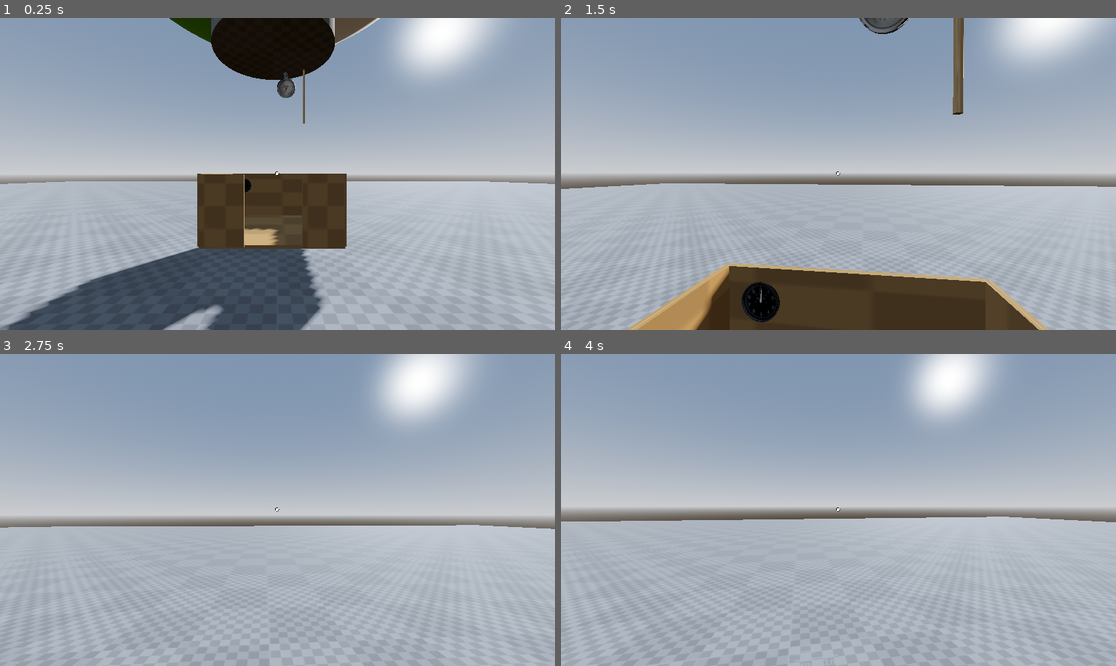
Above: before the commit, frames 1-4 (two rows, left to right).
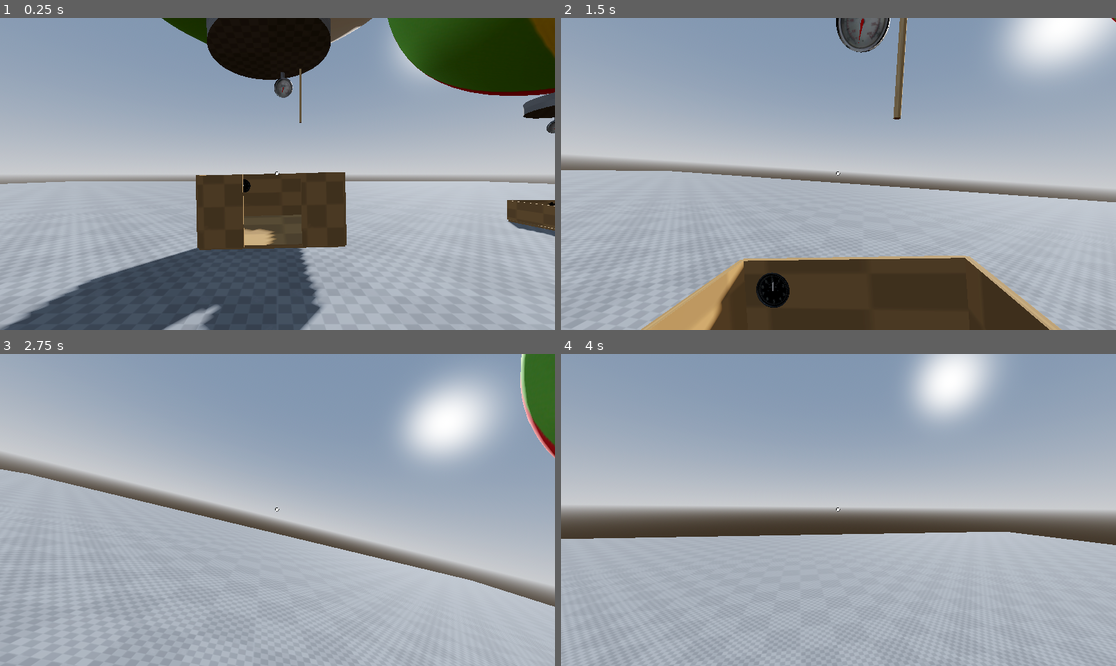
Above: after the commit, the same moments.

Repository: MagmaC4/Envelope
Game: Godot game, scene res://Scenes/master.tscn
Same seed, same stepped clock (60 frames per second), same inputs: the game is played once before the commit and once after it.
Inputs (mouse positions are in pixels of both pictures, inside the frame that each line leads up to):
- Up to frame 1 (0.25 s): no input
- Up to frame 2 (1.5 s): move the mouse to (866, 174) at 0.52 s; press the mouse at (866, 174) at 0.53 s; hold W (move_forward) from 0.53 s (still down); tap Space (move_jump) at 0.77 s; move the mouse to (810, 174) at 1.27 s; release the mouse at (810, 174) at 1.28 s; tap Shift (sprint) at 1.35 s
- Up to frame 3 (2.75 s): keep holding W (move_forward); tap Space (move_jump) at 1.52 s; move the mouse to (288, 503) at 2.02 s; press the mouse at (288, 503) at 2.03 s
- Up to frame 4 (4 s): keep holding W (move_forward); move the mouse to (832, 516) at 2.77 s; release the mouse at (832, 516) at 2.78 s; tap Shift (sprint) at 2.85 s; tap Space (move_jump) at 3.02, 3.77 s; move the mouse to (877, 513) at 3.52 s; press the mouse at (877, 513) at 3.53 s

The runs differ from the first frame. In frame 1, 9.0% of the frame differs, in the area x 0-100%, y 0-100%; in frame 2, 14%; in frame 3, 23%; in frame 4, 6.2%.

Commit message:
Pitch and Roll balloon with crank power

Diff:
--- a/Scenes/balloon_vehicle2.tscn
+++ b/Scenes/balloon_vehicle_phys.tscn
@@ -52,19 +52,19 @@
 size = Vector3(2, 0.05, 2)
 
 [sub_resource type="BoxShape3D" id="BoxShape3D_fpift"]
-size = Vector3(1, 0.05, 2)
+size = Vector3(0.6397705, 0.05, 2)
 
 [sub_resource type="BoxShape3D" id="BoxShape3D_y6crg"]
-size = Vector3(1, 0.05, 2)
+size = Vector3(0.6459961, 0.05, 2)
 
 [sub_resource type="BoxShape3D" id="BoxShape3D_10s82"]
-size = Vector3(2, 0.05, 1)
+size = Vector3(2, 0.05, 0.63916016)
 
 [sub_resource type="BoxShape3D" id="BoxShape3D_m8yhv"]
-size = Vector3(0.35, 0.05, 1)
+size = Vector3(0.35, 0.05, 0.64160156)
 
 [sub_resource type="BoxShape3D" id="BoxShape3D_hr7pi"]
-size = Vector3(0.3, 0.05, 1)
+size = Vector3(0.3, 0.05, 0.65771484)
 
 [node name="PhysicsBalloonVehicle" type="AnimatableBody3D" unique_id=111051409 groups=["Vehicle"]]
 sync_to_physics = false
@@ -129,7 +129,7 @@
 parameters/looping = true
 
 [node name="Altimeter" parent="." unique_id=1666856832 instance=ExtResource("10_o1fhk")]
-transform = Transform3D(0, -6.5567085e-09, -0.15, -0.15, -6.5567085e-09, 2.8660284e-16, -6.5567085e-09, 0.15, -6.5567085e-09, -0.6992263, 0.7303171, -0.98064333)
+transform = Transform3D(0, -6.5567085e-09, -0.15, -0.15, -6.5567085e-09, 2.8660284e-16, -6.5567085e-09, 0.15, -6.5567085e-09, -0.6992263, 0.3953445, -0.98064333)
 
 [node name="Thermometer" parent="." unique_id=618017343 instance=ExtResource("11_ybk2c")]
 transform = Transform3D(0.0052559692, -0.046770148, -0.19438346, -0.18218637, -0.0812071, 0.014612891, -0.082343824, 0.17668605, -0.044738553, 0.272854, 2.9385662, -0.8078524)
@@ -149,43 +149,43 @@
 shape = SubResource("BoxShape3D_npksa")
 
 [node name="MeshInstance3D2" type="MeshInstance3D" parent="." unique_id=593458399]
-transform = Transform3D(-4.371139e-08, -0.05, 0, 1, -2.1855695e-09, 0, 0, 0, 2, -1, 0.5, 0)
+transform = Transform3D(-2.577136e-08, -0.05, 0, 0.58958, -2.1855695e-09, 0, 0, 0, 2, -1, 0.33612067, 0)
 mesh = SubResource("BoxMesh_wn7uu")
 
 [node name="CollisionShape3D2" type="CollisionShape3D" parent="." unique_id=1067889124]
-transform = Transform3D(-4.371139e-08, -1, 0, 1, -4.371139e-08, 0, 0, 0, 1, -1, 0.5, 0)
+transform = Transform3D(-4.371139e-08, -1, 0, 1, -4.371139e-08, 0, 0, 0, 1, -1, 0.31988525, 0)
 shape = SubResource("BoxShape3D_fpift")
 
 [node name="MeshInstance3D3" type="MeshInstance3D" parent="." unique_id=510755492]
-transform = Transform3D(-4.371139e-08, -0.05, 0, 1, -2.1855695e-09, 0, 0, 0, 2, 1, 0.5, 0)
+transform = Transform3D(-2.7930172e-08, -0.05, 0, 0.6389679, -2.1855695e-09, 0, 0, 0, 2, 1, 0.32382005, 0)
 mesh = SubResource("BoxMesh_wn7uu")
 
 [node name="CollisionShape3D3" type="CollisionShape3D" parent="." unique_id=1661577053]
-transform = Transform3D(-4.371139e-08, -1, 0, 1, -4.371139e-08, 0, 0, 0, 1, 1, 0.5, 0)
+transform = Transform3D(-4.371139e-08, -1, 0, 1, -4.371139e-08, 0, 0, 0, 1, 1, 0.32299805, 0)
 shape = SubResource("BoxShape3D_y6crg")
 
 [node name="MeshInstance3D4" type="MeshInstance3D" parent="." unique_id=407237889]
-transform = Transform3D(2, 0, 0, 0, -2.1855695e-09, -1, 0, 0.05, -4.371139e-08, 0, 0.5, -1)
+transform = Transform3D(2, 0, 0, 0, -2.1855695e-09, -0.58422124, 0, 0.05, -2.553712e-08, 0, 0.34893978, -1)
 mesh = SubResource("BoxMesh_wn7uu")
 
 [node name="CollisionShape3D4" type="CollisionShape3D" parent="." unique_id=1024787872]
-transform = Transform3D(1, 0, 0, 0, -4.371139e-08, -1, 0, 1, -4.371139e-08, 0, 0.5, -1)
+transform = Transform3D(1, 0, 0, 0, -4.371139e-08, -1, 0, 1, -4.371139e-08, 0, 0.31958008, -1)
 shape = SubResource("BoxShape3D_10s82")
 
 [node name="MeshInstance3D5" type="MeshInstance3D" parent="." unique_id=1767051178]
-transform = Transform3D(0.6111165, 0, 0, 0, -2.1649746e-09, -0.99057686, 0, 0.049528845, -4.329949e-08, -0.6846926, 0.5, 1.0063438)
+transform = Transform3D(0.6111165, 0, 0, 0, -2.1649746e-09, -0.621795, 0, 0.049528845, -2.717952e-08, -0.6846926, 0.3339635, 1.0063438)
 mesh = SubResource("BoxMesh_wn7uu")
 
 [node name="CollisionShape3D5" type="CollisionShape3D" parent="." unique_id=529451318]
-transform = Transform3D(1, 0, 0, 0, -4.371139e-08, -1, 0, 1, -4.371139e-08, -0.84333855, 0.5, 1.0063438)
+transform = Transform3D(1, 0, 0, 0, -4.371139e-08, -1, 0, 1, -4.371139e-08, -0.84333855, 0.32080078, 1.0063438)
 shape = SubResource("BoxShape3D_m8yhv")
 
 [node name="MeshInstance3D6" type="MeshInstance3D" parent="." unique_id=1831249068]
-transform = Transform3D(0.56950307, 0, 0, 0, -2.1855695e-09, -1, 0, 0.05, -4.371139e-08, 0.700292, 0.5, 1.0063438)
+transform = Transform3D(0.56950307, 0, 0, 0, -2.1855695e-09, -0.6400245, 0, 0.05, -2.7976359e-08, 0.700292, 0.3350681, 1.0063438)
 mesh = SubResource("BoxMesh_wn7uu")
 
 [node name="CollisionShape3D6" type="CollisionShape3D" parent="." unique_id=1258277450]
-transform = Transform3D(1, 0, 0, 0, -4.371139e-08, -1, 0, 1, -4.371139e-08, 0.8472728, 0.5, 1.0063438)
+transform = Transform3D(1, 0, 0, 0, -4.371139e-08, -1, 0, 1, -4.371139e-08, 0.8472728, 0.32885742, 1.0063438)
 shape = SubResource("BoxShape3D_hr7pi")
 
 [connection signal="area_entered" from="CabinTrigger" to="." method="_on_cabin_trigger_area_entered"]
--- a/Scenes/master.tscn
+++ b/Scenes/master.tscn
@@ -5,7 +5,7 @@
 [ext_resource type="PackedScene" uid="uid://ymqqkd6ygbrp" path="res://Scenes/player_twin.tscn" id="3_et0fo"]
 [ext_resource type="PackedScene" uid="uid://bexei880yacly" path="res://Scenes/balloon_vehicle.tscn" id="3_ui57x"]
 [ext_resource type="PackedScene" uid="uid://cwvqpd34u8etg" path="res://Scenes/crank.tscn" id="5_et0fo"]
-[ext_resource type="PackedScene" uid="uid://dl3d3mmx6rht5" path="res://Scenes/balloon_vehicle2.tscn" id="6_selfg"]
+[ext_resource type="PackedScene" uid="uid://bq3efham7nrqb" path="res://Scenes/balloon_vehicle_phys.tscn" id="6_selfg"]
 
 [sub_resource type="ProceduralSkyMaterial" id="ProceduralSkyMaterial_dla66"]
 sky_horizon_color = Color(0.66224277, 0.6717428, 0.6867428, 1)
@@ -68,5 +68,5 @@
 transform = Transform3D(0.31617248, 0, 0, 0, 0.31617248, 0, 0, 0, 0.31617248, -12.229397, 1.9744546, -5.3874636)
 on_left = true
 
-[node name="BalloonVehicle2" parent="." unique_id=1617002507 instance=ExtResource("6_selfg")]
-transform = Transform3D(1, 0, 0, 0, 1, 0, 0, 0, 1, 12.952217, 0.7978153, -2.2687242)
+[node name="PhysicsBalloonVehicle" parent="." unique_id=111051409 instance=ExtResource("6_selfg")]
+transform = Transform3D(1, 0, 0, 0, 1, 0, 0, 0, 1, 8.316162, 0, -5.445656)
--- a/Scripts/balloon_vehicle.gd
+++ b/Scripts/balloon_vehicle.gd
@@ -5,52 +5,31 @@
 @onready var left_crank: Node3D = $Crank
 @onready var right_crank: Node3D = $Crank2
 @onready var rope: Node3D = $Rope
-var debug = false
 
-# Move up and down
+# Tweem
 @onready var start_pos = position
 @onready var end_pos = start_pos + 3 * Vector3.UP
-var direction_up = true
-var can_move = true
-var vertical_vel = 0.0
-var UP_SPEED = .1
-var GRAVITY = 5
+
 # Gauges
 @onready var altimeter = $Altimeter
 @onready var thermometer = $Thermometer
 
 func _ready() -> void:
-	#begin_up_down()
-	#begin_sway()
-	pass
+	begin_up_down()
+	begin_sway()
 
 # Called every frame. 'delta' is the elapsed time since the previous frame.
 func _process(delta: float) -> void:
-
-
-	var rope = $Rope
+	# Align rope with world
 	rope.global_rotation = Vector3.ZERO
-
 	# Set altimeter gauge's value with height
 	altimeter.value = global_position.y
-
 	# Set thermometer gauge's value with burner power
 	thermometer.value = rope.power
-	handle_up(delta)
 
-func handle_up(delta):
-	vertical_vel = rope.power * UP_SPEED * delta
-	vertical_vel -= GRAVITY * delta
-	position.y += vertical_vel
-	global_position.y = clamp(global_position.y, 0.5, 50)
-	if (global_position.y < .5):
-		vertical_vel = 0
-	if debug:
-		print(global_position)
-		print(vertical_vel)
+# ==============================================================================
+# Use Tweens (lightweight animation keyframes) to move balloon up and down
 
-
-# Use Tweens (lightweight animation keyframes) to move balloon up and down
 func begin_up_down():
 	var tween = create_tween()
 	tween.set_loops()
@@ -64,6 +43,9 @@
 	tween.tween_property(self, "rotation:z", 0.0, 3.0 )
 	tween.tween_property(self, "rotation:z", deg_to_rad(-15), 3.0 )
 	tween.tween_property(self, "rotation:z", 0.0, 3.0 )
+
+# ==============================================================================
+# Vehicle Embark / Disembark
 
 func _on_cabin_trigger_area_entered(area: Area3D) -> void:
 	if area.is_in_group("PlayerTwin"):
--- a/Scripts/balloon_vehicle_phys.gd
+++ b/Scripts/balloon_vehicle_phys.gd
@@ -8,19 +8,16 @@
 @onready var thermometer = $Thermometer
 
 # Movement
-var GRAVITY = 4
-var MAX_FALL = -5
-var MAX_RISE = 10
+const GRAVITY = -1
+const DRAG = 0.5
+const MAX_BUOYANCY = 6.0
+const MAX_Y_VELOCITY = 3
 var velocity : Vector3 = Vector3.ZERO
+
+const SPEED_MULT = 0.1
+const MAX_PITCH = 30
+const MAX_ROLL = 30
 var print_time : float = 0
-
-func _ready() -> void:
-	var tween = create_tween()
-	tween.set_loops()
-	tween.tween_property(self, "rotation:z", deg_to_rad(15), 3.0 )
-	tween.tween_property(self, "rotation:z", 0.0, 3.0 )
-	tween.tween_property(self, "rotation:z", deg_to_rad(-15), 3.0 )
-	tween.tween_property(self, "rotation:z", 0.0, 3.0 )
 
 func _physics_process(delta: float) -> void:
 	# Move vehicle based on cranks + burner power
@@ -35,30 +32,46 @@
 # ==============================================================================
 # Movement
 func handle_movement(delta : float) -> void:
-	# Y Velocity
-	velocity.y += (rope.power - GRAVITY) * .05 * delta
-	velocity.y = clamp(velocity.y, MAX_FALL, MAX_RISE)
+	# Vertical movement based on rope / burner power
+	var buoyancy = (rope.power / 100) * MAX_BUOYANCY
+	velocity.y += (GRAVITY + buoyancy) * delta
+	velocity.y -= velocity.y * DRAG * delta # simulate drag
 
-	if move_and_collide(delta * velocity):
+	if move_and_collide(velocity * delta):
 		# If a collision is detected, stop falling down
 		# This assumes the collision is below the hot air balloon
-		velocity.y = clamp(velocity.y, 0, MAX_RISE)
+		if velocity.y < 0:
+			velocity.y = 0
 
-	var speed = (left_crank.power + right_crank.power) * 2 * delta
-	# Move vehicle in Forward direction
-	position += -basis.z * speed * delta
+	if velocity.y > MAX_Y_VELOCITY:
+		velocity.y = MAX_Y_VELOCITY
 
-	var rot_speed = (right_crank.power - left_crank.power) * 0.5 * delta
-	rotation.y += rot_speed * delta
+	# Move vehicle in Forward direction based on crank power
+	var power_total = right_crank.power + left_crank.power
+	var forward = -basis.z
+	forward.y = 0
+	forward = forward.normalized()
+	position += forward * power_total * delta * SPEED_MULT
+	# Rotate vehicle (x: pitch) based on forward speed
+	var pitch = -clamp(power_total / 200 * MAX_PITCH, -MAX_PITCH, MAX_PITCH)
+	rotation_degrees.x = lerp(rotation_degrees.x, pitch, delta * 3)
+
+	# Rotate vehicle (y: yaw) based on crank power
+	var power_diff  = right_crank.power - left_crank.power
+	rotation_degrees.y += power_diff * 0.5 * delta
+	# Rotate vehicle (z: roll) based on rotation speed
+	var roll = clamp(power_diff / 100 * MAX_ROLL, -MAX_ROLL, MAX_ROLL)
+	rotation_degrees.z = lerp(rotation_degrees.z, roll, delta * 3)
 
 	# Debug info prints
 	print_time += delta
 	if print_time / 1.0 > 0.5:
 		print_time = 0
 		print("=================================================")
+		print("Physics Ballon Debug Information")
+		print("Power Total: " + str(power_total))
+		print("Power Difference: " + str(power_diff))
 		print("Velocity: " + str(velocity))
-		print("Speed (forward): " + str(speed))
-		print("Rotation Speed: " + str(rot_speed))
 		print("Rotation: " + str(rotation))
 
 # ==============================================================================
--- a/Scripts/crank.gd
+++ b/Scripts/crank.gd
@@ -46,10 +46,10 @@
 	add_power(power_sign * signed_angle_to * delta * 15)
 
 	# Increase volume and pitch of crank audio based on magnitude of angle
-	audio.volume_db = lerp(-40, 0, power_sign * signed_angle_to / (PI / 2))
-	audio.volume_db = clamp(audio.volume_db, -40, 0)
-	audio.pitch_scale = lerp(0.5, 2.0, power_sign * signed_angle_to / (PI / 2))
-	audio.pitch_scale = clamp(audio.pitch_scale, 0.5, 1.5)
+	var volume = lerp(-40, 0, power_sign * signed_angle_to / (PI / 2))
+	audio.volume_db = clamp(volume, -40, 0)
+	var pitch = lerp(0.5, 2.0, power_sign * signed_angle_to / (PI / 2))
+	audio.pitch_scale = clamp(pitch, 0.5, 1.5)
 
 	# Debug prints
 	# print_timer += delta
--- a/Scripts/rope.gd
+++ b/Scripts/rope.gd
@@ -10,10 +10,8 @@
 var power := 0.0
 var is_burner_on := false
 var BURNER_LEVEL_DURATION := 5.0
-var MAX_BURNER_LEVEL := 3
-var burner_level := 0 # States: 0, 1, 2, 3
-var debug = false
-
+var MAX_BURNER_LEVEL := 2
+var burner_level := 0 # States: 0, 1, 2
 
 # Tween stuff
 var ON_POSITION_Y = -1.0
@@ -24,8 +22,8 @@
 # Called when the node enters the scene tree for the first time.
 func _ready() -> void:
 	audio_burner.play()
-	if debug:
-		print_burner_info()
+	audio_burner.volume_db = -100
+	# print_burner_info())
 
 
 # Called every frame. 'delta' is the elapsed time since the previous frame.
@@ -54,7 +52,7 @@
 
 func handle_burner(delta: float) -> void:
 	power += delta * burner_level * 15
-	power -= delta * 10
+	power -= delta * 5
 	power = clamp(power, 0, MAX_POWER)
 
 	audio_burner.volume_linear = lerp(0.0, 1.0, power / MAX_POWER)
